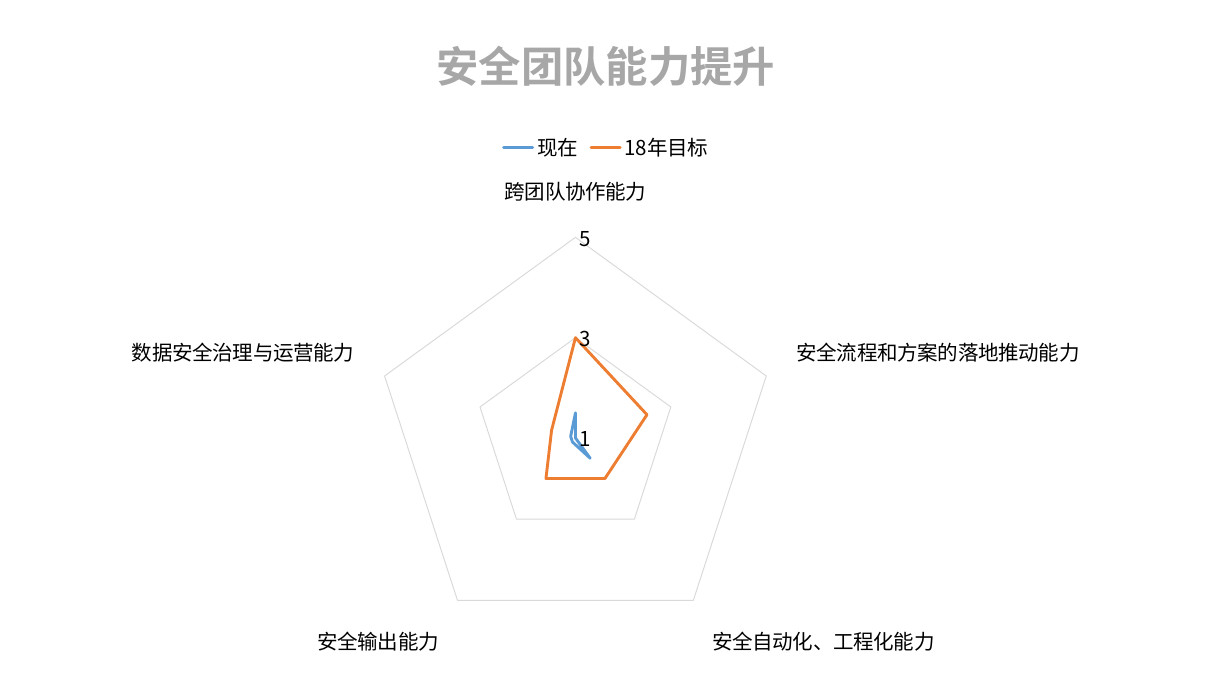
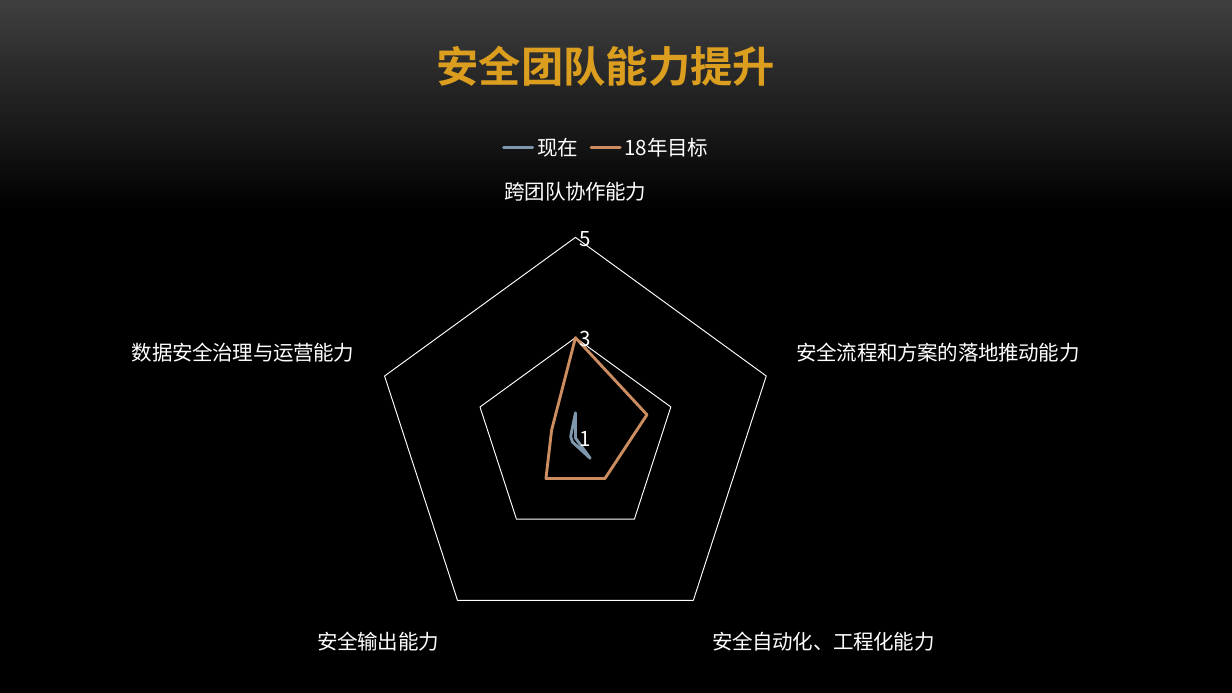
Before and after one commit to ym2011/SecurityMind, a slide deck: slide 8 of 互联网企业安全建设整体规划.pptx. Drawn at 1232x693 pixels with LibreOffice and Linux fonts; fonts in the diff are those of the drawing; background and template pictures are left out. Boxes give left, top, right and bottom in pixels: in the first picture for what was removed or moved away, otherwise in the second. Text is boxed around its words. In the diff, an @@ line names an element or a change of style, - is before the commit and + after.

Commit message:
信息安全管理
信息安全管理

```diff
--- a/互联网企业安全建设整体规划.pptx
+++ b/互联网企业安全建设整体规划.pptx
@@ background #FFFFFF to picture (left out) @@
@@ text "安全团队能力提升" at [436,46,775,86]: text colour #A7A7A7 to #DC9E1F @@
@@ radar chart at [99,122,1113,666] @@
@@ colour of 现在 #5B9BD5 to #7E97AD @@
@@ colour of 18年目标 #ED7D31 to #CC8E60 @@
@@ legend changed @@
@@ category axis changed @@
@@ value axis changed @@
@@ lettering changed @@
```
Also in this commit, not shown: 27 other slides changed, 2 other files.
